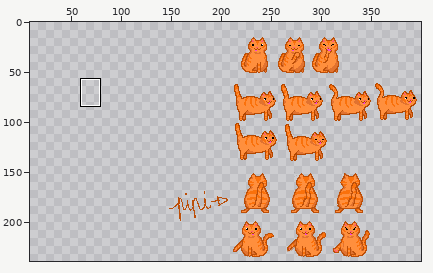
Sprite sheet: Assets/Lord Mc Patoune 2000/Lord Mac Patoune 2000.png. The first picture is a wide view before the edit; the outline marks the close-up.
Close-up. As it was:
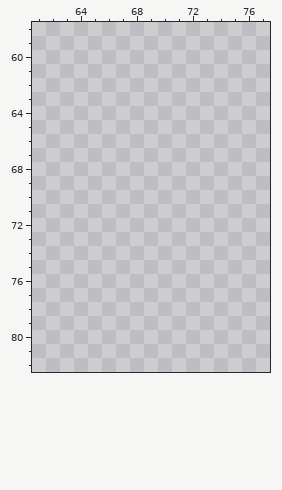
The file is 400x240 pixels. Pixels under 10% opacity are left out. Colours within 5 levels of each other are drawn and written as one. Shown: x 61..77, y 58..82. The wide view leaves out empty margins. The commit also changed other parts of the picture, which this record leaves out.
New version:
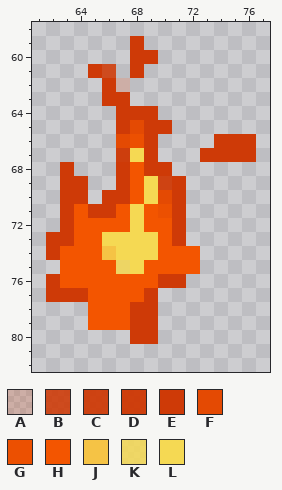
Palette (. is transparent): A #ce3a0735  B #ce3a07e2  C #ce3a07f0  D #ce3a07f7  E #ce3a07  F #e44a03  G #ec5001  H #f35500  J #f5c345  K #f5d953d9  L #f5d953
From old to new:
@@ x 61..77 @@
 58 .................
-59 .................
-60 .................
-61 .................
-62 .................
-63 .................
-64 .................
-65 .................
-66 .................
-67 .................
-68 .................
-69 .................
-70 .................
-71 .................
-72 .................
-73 .................
-74 .................
-75 .................
-76 .................
-77 .................
-78 .................
-79 .................
-80 .................
+59 .......E.........
+60 .......EE........
+61 ....EB.E.........
+62 .....EA..........
+63 .....EE..........
+64 ......EEE........
+65 ......EFEE.......
+66 ......FGE....EEE.
+67 ......DLE...EEEE.
+68 ..E...EHEE.......
+69 ..EE..EHLCE......
+70 ..EE.EEHLFE......
+71 ..EHEEHLHGE......
+72 ..EHHHHLHHE......
+73 .EEHHLLLLHE......
+74 .EHHHJLLLHHH.....
+75 ..HHHHKLHHHH.....
+76 .EHHHHHHHEE......
+77 .EEEHHHHE........
+78 ....HHHEE........
+79 ....HHHEE........
+80 .......EE........
 81 .................
Changed places in both close-ups, as pixel boxes (x1, y1, x2, y2):
added: (46, 36, 256, 344)
